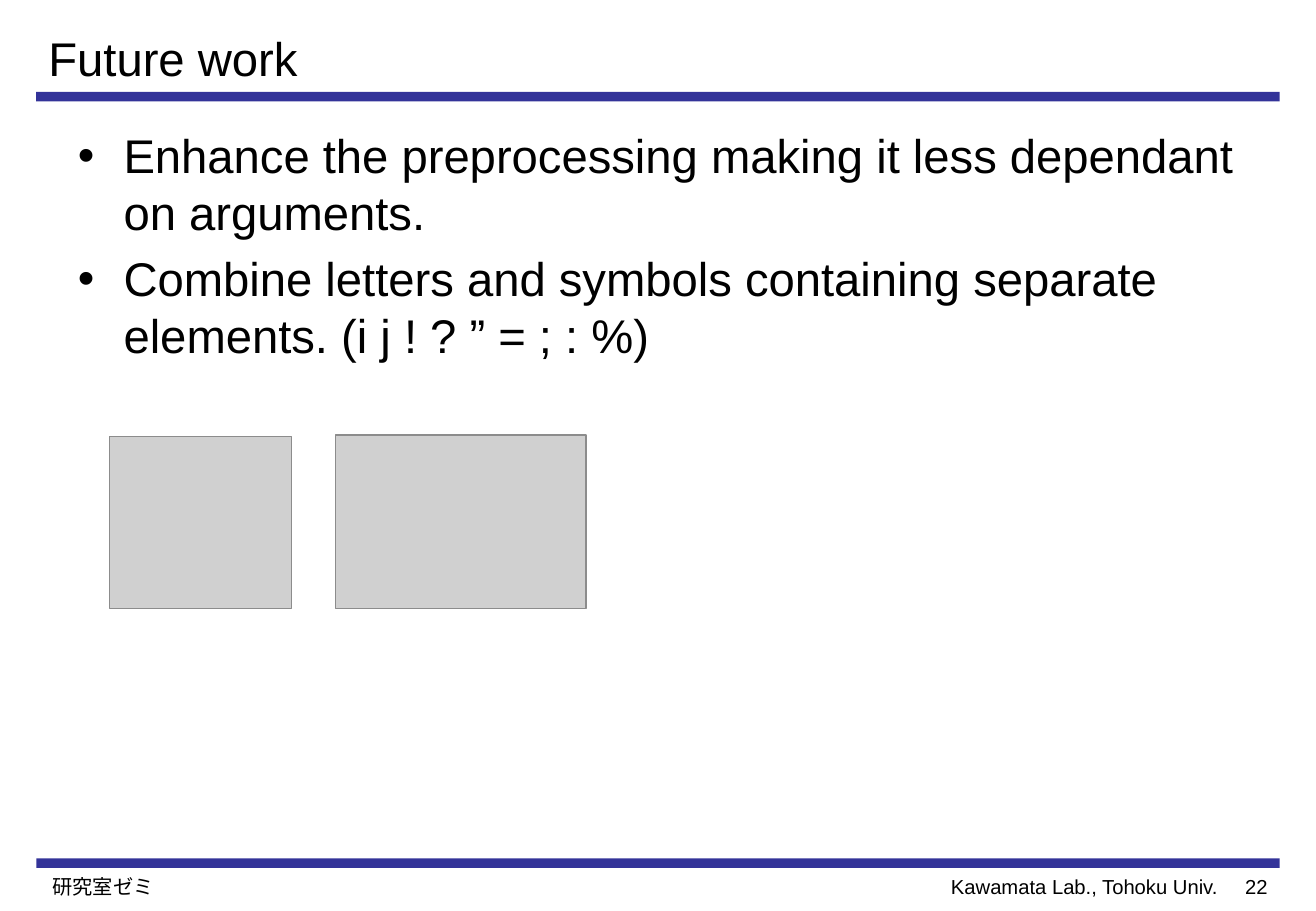
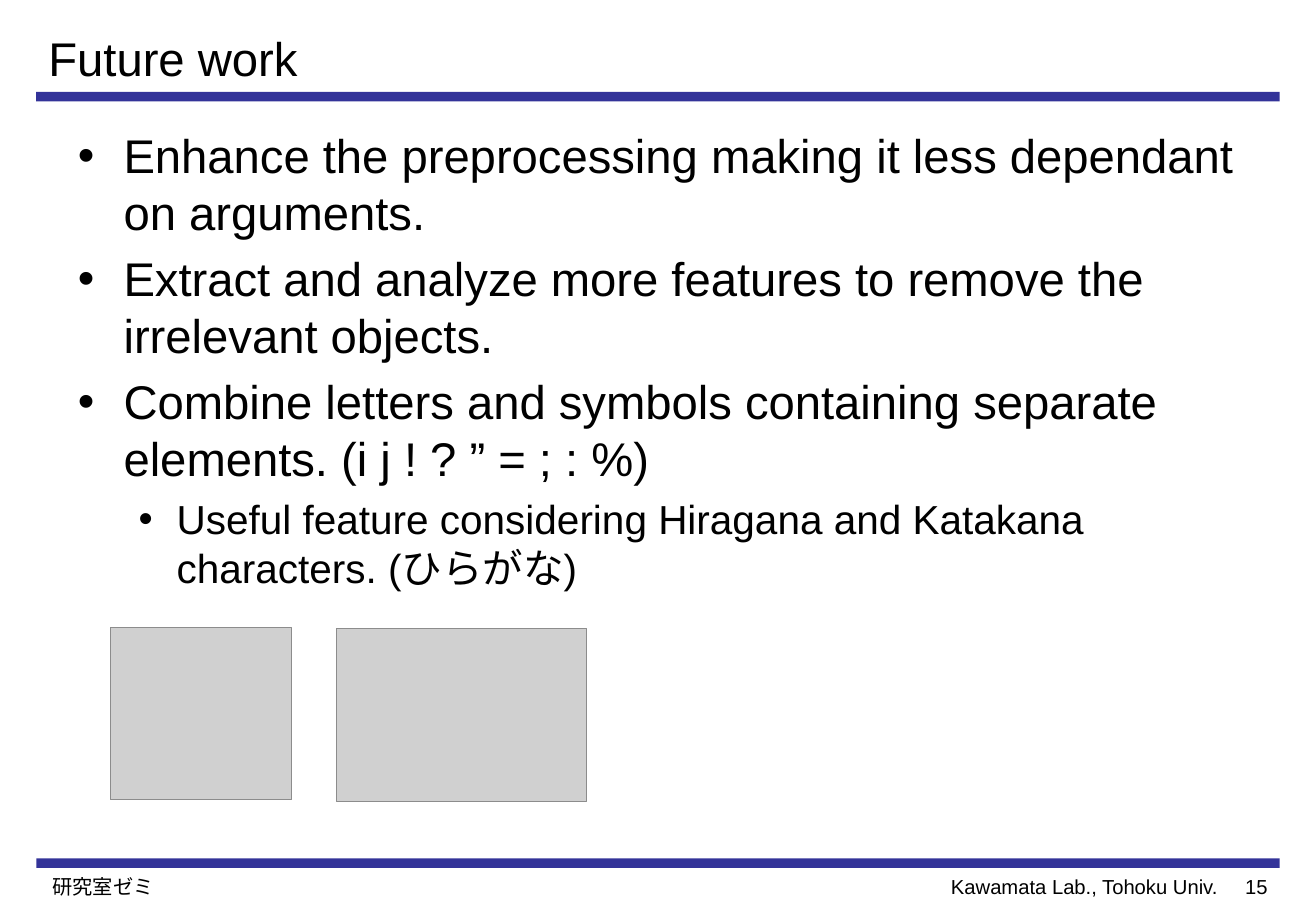
Before and after one commit to Perttu-/Handwriting-recognition, a slide deck: slide 16 of reports & presentations/Preprocessing and Feature Extraction for.pptx (slide 23 before the commit). Drawn at 1316x911 pixels with LibreOffice and Linux fonts; fonts in the diff are those of the drawing; grey boxes stand for pictures. Boxes give left, top, right and bottom in pixels: in the first picture for what was removed or moved away, otherwise in the second. Text is boxed around its words. In the diff, an @@ line names an element or a change of style, - is before the commit and + after.

```diff
--- a/reports & presentations/Preprocessing and Feature Extraction for.pptx
+++ b/reports & presentations/Preprocessing and Feature Extraction for.pptx
@@ text at box(124, 261, 1144, 363): paragraph added @@
+• Extract and analyze more features to remove the irrelevant objects.
@@ text at box(177, 504, 1084, 590): paragraph added @@
+  • Useful feature considering Hiragana and Katakana characters. (ひらがな)
@@ picture: place and size @@
-picture at box(109, 436, 292, 609)
+picture at box(111, 628, 293, 801)
@@ picture: place and size @@
-picture at box(335, 435, 586, 609)
+picture at box(337, 628, 587, 802)
@@ page number at box(1245, 880, 1267, 895): text changed @@
-22
+15
```
Also in this commit, not shown: 7 other slides changed, 7 slides removed, 56 other files.
